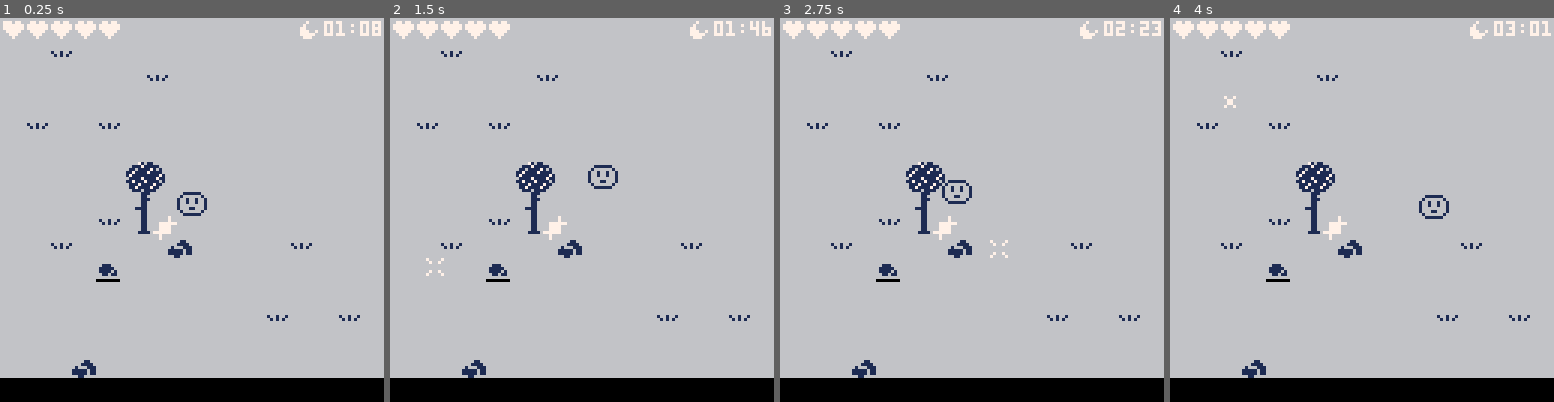
Above: before the commit, frames 1-4 (left to right).
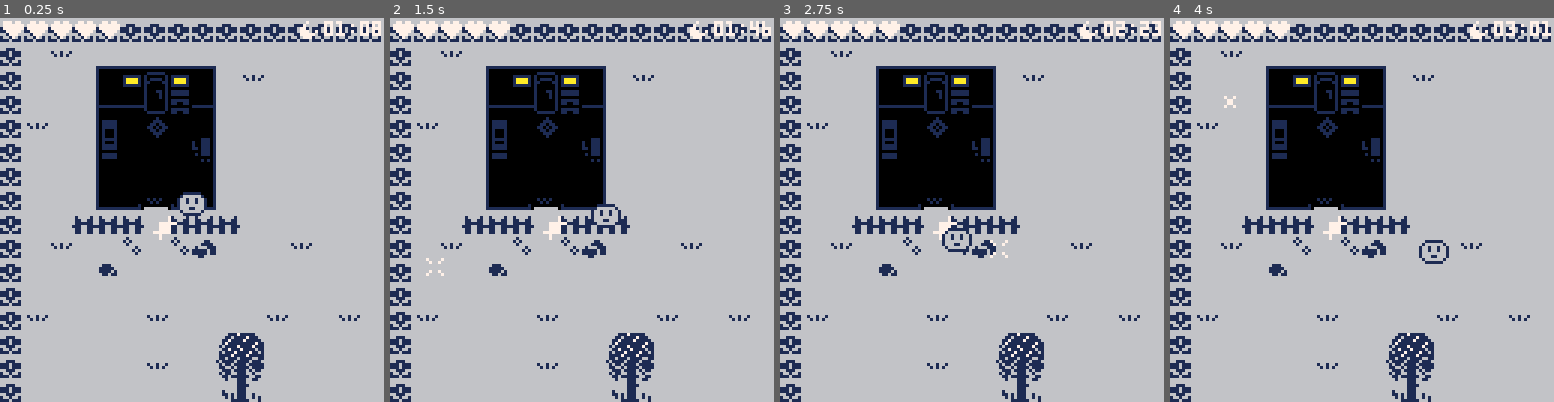
Above: after the commit, the same moments.

Repository: Lyatus/ld43
Game: PICO-8 cartridge ld43.p8
The game is run twice, just before and just after one commit, with the same random seed, the same clock (stepped at 60 frames per second) and the same inputs.
Inputs (mouse positions are in pixels of both pictures, inside the frame that each line leads up to):
- Up to frame 1 (0.25 s): no input
- Up to frame 2 (1.5 s): click (670, 121) at 0.67 s; tap O (Z key) at 0.7 s; click (436, 267) at 1.22 s
- Up to frame 3 (2.75 s): hold Right 1.6-2.1 s; tap O (Z key) at 1.7, 2.1, 2.5 s; click (887, 114) at 1.77 s; hold Up 2.15-2.42 s; click (952, 259) at 2.32 s; hold Right from 2.47 s (still down)
- Up to frame 4 (4 s): click (1404, 106) at 2.87 s; tap O (Z key) at 2.9, 3.3, 3.7 s; release Right at 3.03 s; hold Left 3.08-3.58 s; click (1465, 256) at 3.42 s; hold Down 3.63-3.97 s; click (1231, 102) at 3.97 s

The runs differ from the first frame. In frame 1, 25% of the frame differs, in the area x 0-100%, y 1-100%; in frame 2, 25%; in frame 3, 25%; in frame 4, 25%.

Commit message:
yellow alpha

Diff:
--- a/ld43.p8
+++ b/ld43.p8
@@ -446,35 +446,35 @@
 0000000000000000000000000000000000000000000000000000000000000000000000000000000000000000000000000000000000000000000000000000000000000000000000000000000000000000000000000000000000000000000000000000000000000000000000000000000000000000000000000000000000000000
 0101010000101010000000000000000001010100000000000000000000000000010101000100000000000000000000000101010101000000000000000000000001010101000000000000000000000000010101010000000000000000000000000000000000000000000000000000000001010101010000000000000000000000
 __map__
-5353535353535353535353535353535353535353535353535353535353535364000000000000000000000000000000000000000000000000000000000000000000000000000000000000000000000000000000000000000000000000000000000000000000000000000000000000000000000000000000000000000000000000
-53536353535353535353535353535353535353535353535353535353536353640000000000000000000000000000000000000000002d0000000000000000000000000000000000000000000000000000000000000000000000000000000000000000000000000000000000000000000000000000000000000000000000000000
-535353535353635353535353535353535353535353535353535353535353536400008b009f00000000000000000000000000000000000000000000000000000000000000000000000000000000000000000000000000000000000000000000000000000000000000000000000000000000000000000000000000000000000000
-535353535353535353535353535353535353535373737373737373735353536400008b8b9f8b8b8b8b8b8b8b8b0000000000000000000000000000000000000000000000000000000000000000000000000000000000000000000000000000000000000000000000000000000000000000000000000000000000000000000000
-536353536353535353535353535353535353537380e48181818191827353536400008b858686868686868700000000000000000000000000000000000000000000000000000000000000000000000000000000000000000000000000000000000000000000000000000000000000000000000000000000000000000000000000
-5353535353535353535353535353535353535373a4f4f1f2f3c4b2b47353536400008b958686868686869700000000000000000000000000000000000000000000000000000000000000000000000000000000000000000000000000000000000000000000000000000000000000000000000000000000000000000000000000
-53535353534445535353535353535353535353739000000000c2c3927353536400008ba5a6a6a6a6a6a6a700000000000000000000000000000000000000000000000000000000000000000000000000000000000000000000000000000000000000000000000000000000000000000000000000000000000000000000000000
-5353535353545553535353535353535353535373900000e200d2d3927376536400008ab58c86a8a9868cb78a000000000000000000000000000000000000000000000000000000000000000000000000000000000000000000000000000000000000000000000000000000000000000000000000000000000000000000000000
-5353535363646553535353535353535353537573a0a1b093b1a1a1a27353536400009ab59c86b8b9869cb79a000000000000000000000000000000000000000000000000000000000000000000000000000000000000000000000000000000000000000000000000000000000000000000000000000000000000000000000000
-53536353535353745353535363535353635353538383835383838383535353642d008b8b8b8b8b8b8b8b8b8b8b0000000000000000000000000000000000000000000000000000000000000000000000000000000000000000000000000000000000000000000000000000000000000000000000000000000000000000000000
-535353537553535353535353535353535353535373737353737373535367536400008b8b8b8b8b8b8b8b8b8b000000000000000000000000000000000000000000000000000000000000000000000000000000000000000000000000000000000000000000000000000000000000000000000000000000000000000000000000
-5353535353535353535353535353535353635353537373537373535353535364000000000000888800000000000000000000000000000000000000000000000000000000000000000000000000000000000000000000000000000000000000000000000000000000000000000000000000000000000000000000000000000000
-535353535353535353535363535363535353535366666653666666635353536400002d000000000000000000000000000000000000000000000000000000000000000000000000000000000000000000000000000000000000000000000000000000000000000000000000000000000000000000000000000000000000000000
-53535353535353535353535353535353535353535353635353755353535353640000002d0000000000000000000000000000000000000000000000000000000000000000000000000000000000000000000000000000000000000000000000000000000000000000000000000000000000000000000000000000000000000000
-53535374535353535353535353535353535353535353535353535353535353640000002da5a6000095959585000000000000000000000000000000000000000000000000000000000000000000000000000000000000000000000000000000000000000000000000000000000000000000000000000000000000000000000000
-e5e6e7e8e9e5e6e7e8e9e5e6e7e8e9e5e6e7e8e9e5e6535353535368696a6b6400000000b5b6008700860000000000000000000000000000000000000000000000000000000000000000000000000000000000000000000000000000000000000000000000000000000000000000000000000000000000000000000000000000
-c5c6c7c8c9c5c6c7c8c9c580e4818181819182c97b63535353537c78797a7b6400000000002d008795969595000000000000000000000000000000000000000000000000000000000000000000000000000000000000000000000000000000000000000000000000000000000000000000000000000000000000000000000000
-d5d6d7d8d9d5d6d773d9d5b3f4f1f2f3b2b2b4d94b53535353534c48494a4b6400000000002d2d0000000000000000000000000000000000000000000000000000000000000000000000000000000000000000000000000000000000000000000000000000000000000000000000000000000000000000000000000000000000
-e5e6e7e8e9e5e6e7e8e9e59000000094c0c192e95b5353535353c7c8c95a5b640000000000002d2d00000000000000000000000000000000000000000000000000000000000000000000000000000000000000000000000000000000000000000000000000000000000000000000000000000000000000000000000000000000
-c5c6c7c8c9c5c6c7c8736b900000e2a4d0d1926a536353535353d7d8d96a6b64000000000000002d00000000000000000000000000000000000000000000000000000000000000000000000000000000000000000000000000000000000000000000000000000000000000000000000000000000000000000000000000000000
-d5d6d7d8d9d5d6d7d8d97ba0a1b093b1a1a1a253535376795353e7e8e97a7b6400000000000000002d000000000000000000000000000000000000000000000000000000000000000000000000000000000000000000000000000000000000000000000000000000000000000000000000000000000000000000000000000000
-e5e6e7e8e9e5e6e7e8e900537653535376535353535353535353c7c8c96a6b640000000000002d0000000000000000000000000000000000000000000000000000000000000000000000000000000000000000000000000000000000000000000000000000000000000000000000000000000000000000000000000000000000
-c5c6c7c8c9fafb00730000535353535353535363535353535353c6c7c8c97b64000000000000000000000000000000000000000000000000000000000000000000000000000000000000000000000000000000000000000000000000000000000000000000000000000000000000000000000000000000000000000000000000
-d5d6d7d8d900000000000000000000000068696a6b6c0000e5d5d6d7d8d90064000000000000000000000000000000000000000000000000000000000000000000000000000000000000000000000000000000000000000000000000000000000000000000000000000000000000000000000000000000000000000000000000
-e5e6e7e8e900000000000000000000000078797a7b7c0000c5e5c5c6c7c8c964000000000000000000000000000000000000000000000000000000000000000000000000000000000000000000000000000000000000000000000000000000000000000000000000000000000000000000000000000000000000000000000000
-c5c6c7c8c900000000000000000000000000000000000000d5c5d5d6d7d8d964000000000000000000000000000000000000000000000000000000000000000000000000000000000000000000000000000000000000000000000000000000000000000000000000000000000000000000000000000000000000000000000000
-d5d6d7d8d900000000000000000000000000000000000000c5d5e5e6e7e8e964000000000000000000000000000000000000000000000000000000000000000000000000000000000000000000000000000000000000000000000000000000000000000000000000000000000000000000000000000000000000000000000000
-e5e6e7e8e900000000000000000000000000000000000000d5e5e6e7e8e9d964000000000000000000000000000000000000000000000000000000000000000000000000000000000000000000000000000000000000000000000000000000000000000000000000000000000000000000000000000000000000000000000000
-c5c6c7c8c900000000000000000000000000000000000000e5e5e5e6e7e8e964000000000000000000000000000000000000000000000000000000000000000000000000000000000000000000000000000000000000000000000000000000000000000000000000000000000000000000000000000000000000000000000000
-d5d6d7d8d900000000000000000000000000000000000000e5e6e7e8e9000064000000000000000000000000000000000000000000000000000000000000000000000000000000000000000000000000000000000000000000000000000000000000000000000000000000000000000000000000000000000000000000000000
-e5e6e7e8e9000000000000000000000000000000000000000000000000000064000000000000000000000000000000000000000000000000000000000000000000000000000000000000000000000000000000000000000000000000000000000000000000000000000000000000000000000000000000000000000000000000
+6767676767676767676767676767676767676767676767676767676767676767000000000000000000000000000000000000000000000000000000000000000000000000000000000000000000000000000000000000000000000000000000000000000000000000000000000000000000000000000000000000000000000000
+67536353535353535353535353535353535353535353535353535353536353670000000000000000000000000000000000000000002d0000000000000000000000000000000000000000000000000000000000000000000000000000000000000000000000000000000000000000000000000000000000000000000000000000
+6753535380e2e0e282536353535353535353535353535353535353535353536700008b009f00000000000000000000000000000000000000000000000000000000000000000000000000000000000000000000000000000000000000000000000000000000000000000000000000000000000000000000000000000000000000
+67535353a4b2f0f1b4535353535353535353535373737373737373735353536700008b8b9f8b8b8b8b8b8b8b8b0000000000000000000000000000000000000000000000000000000000000000000000000000000000000000000000000000000000000000000000000000000000000000000000000000000000000000000000
+67635353c700e50092535353535353535353537380e481e2818191827353536700008b858686868686868700000000000000000000000000000000000000000000000000000000000000000000000000000000000000000000000000000000000000000000000000000000000000000000000000000000000000000000000000
+67535353d7000000f55353535353535353535373a4f4f1f2f3c4b2b47353536700008b958686868686869700000000000000000000000000000000000000000000000000000000000000000000000000000000000000000000000000000000000000000000000000000000000000000000000000000000000000000000000000
+67535353900000009253535353535353535353739000000000c2c3927353536700008ba5a6a6a6a6a6a6a700000000000000000000000000000000000000000000000000000000000000000000000000000000000000000000000000000000000000000000000000000000000000000000000000000000000000000000000000
+67535353a0b093b1a253535353535353535353679000000000d2d3926753536700008ab58c86a8a9868cb78a000000000000000000000000000000000000000000000000000000000000000000000000000000000000000000000000000000000000000000000000000000000000000000000000000000000000000000000000
+6753536666665366666653535353535353537577a0a1b093b1a1a1a27753536700009ab59c86b8b9869cb79a000000000000000000000000000000000000000000000000000000000000000000000000000000000000000000000000000000000000000000000000000000000000000000000000000000000000000000000000
+67536353537353737453535363535353635353538383835383838383535353672d008b8b8b8b8b8b8b8b8b8b8b0000000000000000000000000000000000000000000000000000000000000000000000000000000000000000000000000000000000000000000000000000000000000000000000000000000000000000000000
+675353537553535353535353535353535353535373737353737373535353536700008b8b8b8b8b8b8b8b8b8b000000000000000000000000000000000000000000000000000000000000000000000000000000000000000000000000000000000000000000000000000000000000000000000000000000000000000000000000
+6753535353535353535353535353535353635353537373537373535353535367000000000000888800000000000000000000000000000000000000000000000000000000000000000000000000000000000000000000000000000000000000000000000000000000000000000000000000000000000000000000000000000000
+676353535353635353535363535363535353535366666653666666635353536700002d000000000000000000000000000000000000000000000000000000000000000000000000000000000000000000000000000000000000000000000000000000000000000000000000000000000000000000000000000000000000000000
+67535353535353535344455353535353535353535353635353755353535353670000002d0000000000000000000000000000000000000000000000000000000000000000000000000000000000000000000000000000000000000000000000000000000000000000000000000000000000000000000000000000000000000000
+6753535353536353535455535353535353535353535353535353535353535367000000000000000000000000000000000000000000000000000000000000000000000000000000000000000000000000000000000000000000000000000000000000000000000000000000000000000000000000000000000000000000000000
+6753535353535353536465535353535353535353535353535353535353535c5d000000000000000000000000000000000000000000000000000000000000000000000000000000000000000000000000000000000000000000000000000000000000000000000000000000000000000000000000000000000000000000000000
+6753536353535353535353535353535353535353535353535353535353535c5d000000000000000000000000000000000000000000000000000000000000000000000000000000000000000000000000000000000000000000000000000000000000000000000000000000000000000000000000000000000000000000000000
+6753535353535353535353535353535353535353535353635353535353535d5d00000000002d2d0000000000000000000000000000000000000000000000000000000000000000000000000000000000000000000000000000000000000000000000000000000000000000000000000000000000000000000000000000000000
+675353535353535353535353535353535353535353535353535353535c5d5d5d0000000000002d2d00000000000000000000000000000000000000000000000000000000000000000000000000000000000000000000000000000000000000000000000000000000000000000000000000000000000000000000000000000000
+67535353538091918181e281e08253535353535353535353535353535c5d5d5d000000000000002d00000000000000000000000000000000000000000000000000000000000000000000000000000000000000000000000000000000000000000000000000000000000000000000000000000000000000000000000000000000
+6753535353a4b2b2c4f3f2f1f0b4535353535353535363535353745353535d5d00000000000000002d000000000000000000000000000000000000000000000000000000000000000000000000000000000000000000000000000000000000000000000000000000000000000000000000000000000000000000000000000000
+6753535353c5000000000000d9925353635353535353535363535353535d5d5d0000000000002d0000000000000000000000000000000000000000000000000000000000000000000000000000000000000000000000000000000000000000000000000000000000000000000000000000000000000000000000000000000000
+6753535353d500000000c0c10092535353535353535353535353535d5d5d5d5d000000000000000000000000000000000000000000000000000000000000000000000000000000000000000000000000000000000000000000000000000000000000000000000000000000000000000000000000000000000000000000000000
+67535353539000000000d0d100925353535353535353535353535c5d5d5d5d5d000000000000000000000000000000000000000000000000000000000000000000000000000000000000000000000000000000000000000000000000000000000000000000000000000000000000000000000000000000000000000000000000
+6753535353a0b093b1a1a1a1a1a25353535353535363534445535c5d5d5d5d5d000000000000000000000000000000000000000000000000000000000000000000000000000000000000000000000000000000000000000000000000000000000000000000000000000000000000000000000000000000000000000000000000
+67535353537673537376535353535353535348494a4b535455536c5d5d5d5d5d000000000000000000000000000000000000000000000000000000000000000000000000000000000000000000000000000000000000000000000000000000000000000000000000000000000000000000000000000000000000000000000000
+67535353666676537666665353535353535358595a5b536465444553535d5d5d000000000000000000000000000000000000000000000000000000000000000000000000000000000000000000000000000000000000000000000000000000000000000000000000000000000000000000000000000000000000000000000000
+67535353537373537373535353535353535368696a6b6353535455535c5d5d5d000000000000000000000000000000000000000000000000000000000000000000000000000000000000000000000000000000000000000000000000000000000000000000000000000000000000000000000000000000000000000000000000
+67535353535353535353535353535353535378797a7b5363536465535c5d5d5d000000000000000000000000000000000000000000000000000000000000000000000000000000000000000000000000000000000000000000000000000000000000000000000000000000000000000000000000000000000000000000000000
+6753535353535353535353535353535353535353535353535353535c5d5d5d5d000000000000000000000000000000000000000000000000000000000000000000000000000000000000000000000000000000000000000000000000000000000000000000000000000000000000000000000000000000000000000000000000
+676767676767676767676767676767676767676767674d4d4d4d4d5d5d5d5d5d000000000000000000000000000000000000000000000000000000000000000000000000000000000000000000000000000000000000000000000000000000000000000000000000000000000000000000000000000000000000000000000000
 6464646464646464646464646464646464646464646464646464646464646464000000000000000000000000000000000000000000000000000000000000000000000000000000000000000000000000000000000000000000000000000000000000000000000000000000000000000000000000000000000000000000000000
Not shown, changed: 88 lines of the sprite sheet (__gfx__) section of ld43.p8
